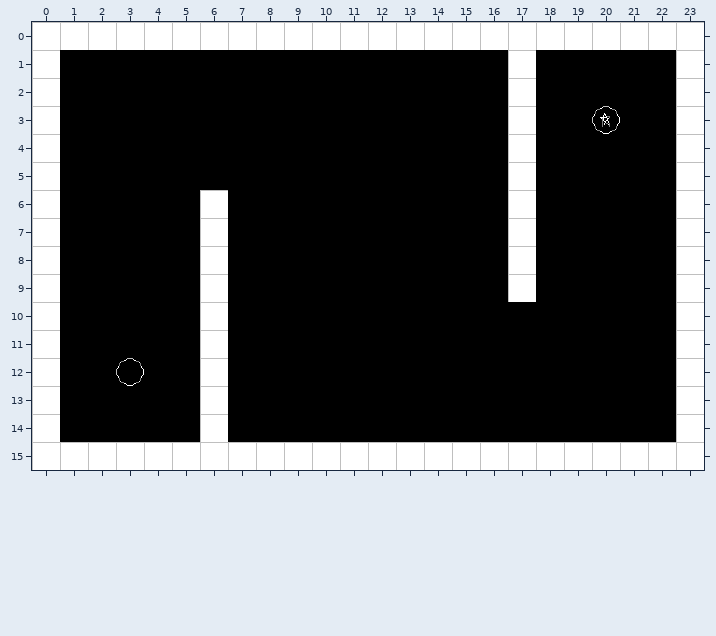
One commit to this Tiled map: GGJam-android/assets/levels/tutorial.tmx. The picture above was drawn from the file before the commit.
Cells are 32x32 px. Shown: x 0..23, y 0..15.
New version:
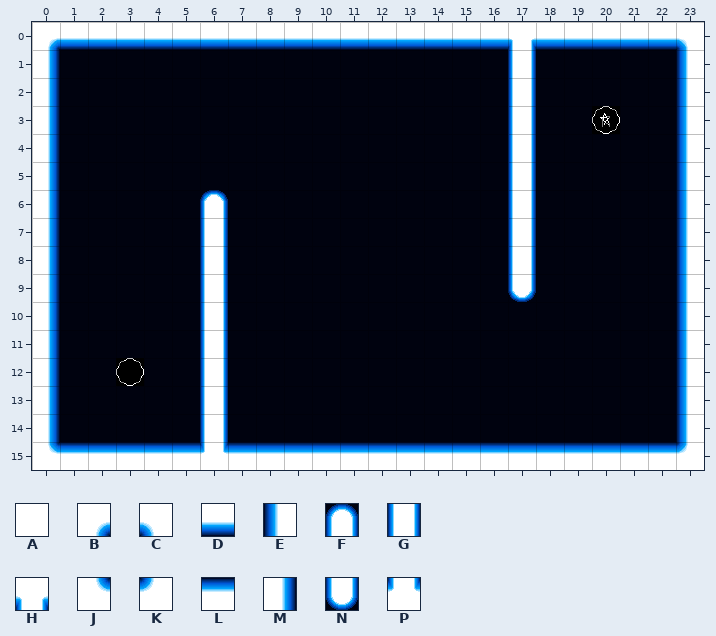
Key: from "Basic": A 1; from "Light": B 0, C 1, D 2, E 3, F 4, G 6, H 7, J 16, K 17, L 18, M 19, N 20, P 23.
_ is an empty cell.
Difference:
Layer "Tiles":
Tile A gives way to tile B in row 0 at x 0.
Tile A gives way to tile C in row 0 at x 23.
Tile A gives way to tile D in row 0 at x 1 to 16 and 18 to 22.
Tile A gives way to tile E in rows 1 to 14 at x 23.
Tile A gives way to tile F in row 6 at x 6.
Tile A gives way to tile G in rows 1 to 6 at x 17; in rows 7 to 8 at x 6 and 17; in rows 9 to 14 at x 6.
Tile A gives way to tile H in row 0 at x 17.
Tile A gives way to tile J in row 15 at x 0.
Tile A gives way to tile K in row 15 at x 23.
Tile A gives way to tile L in row 15 at x 1 to 5 and 7 to 22.
Tile A gives way to tile M in rows 1 to 14 at x 0.
Tile A gives way to tile N in row 9 at x 17.
Tile A gives way to tile P in row 15 at x 6.
Pixel boxes of the changes (left, top, right, bottom) in both pictures:
changed: (48, 38, 688, 454)
